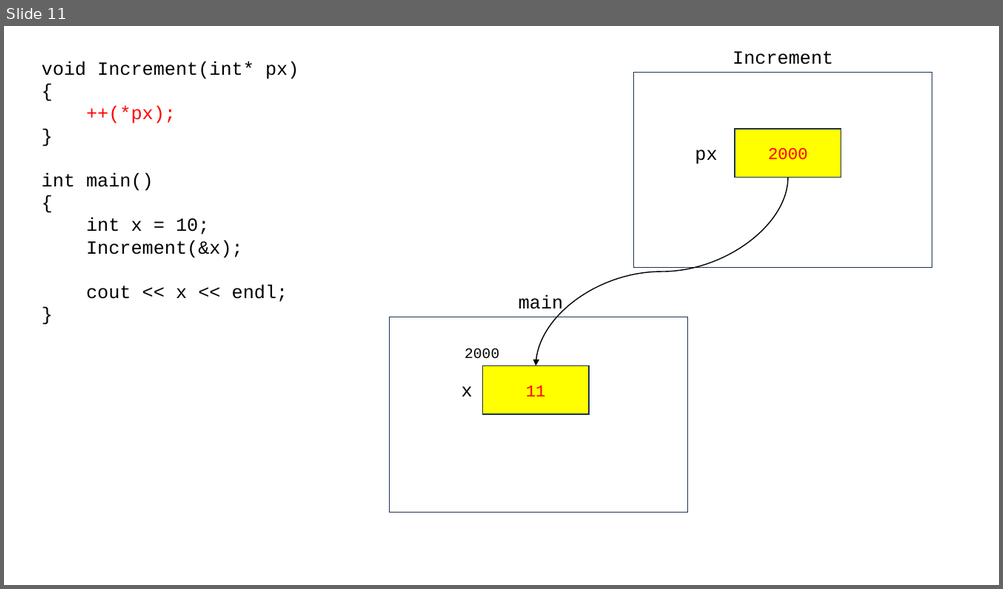
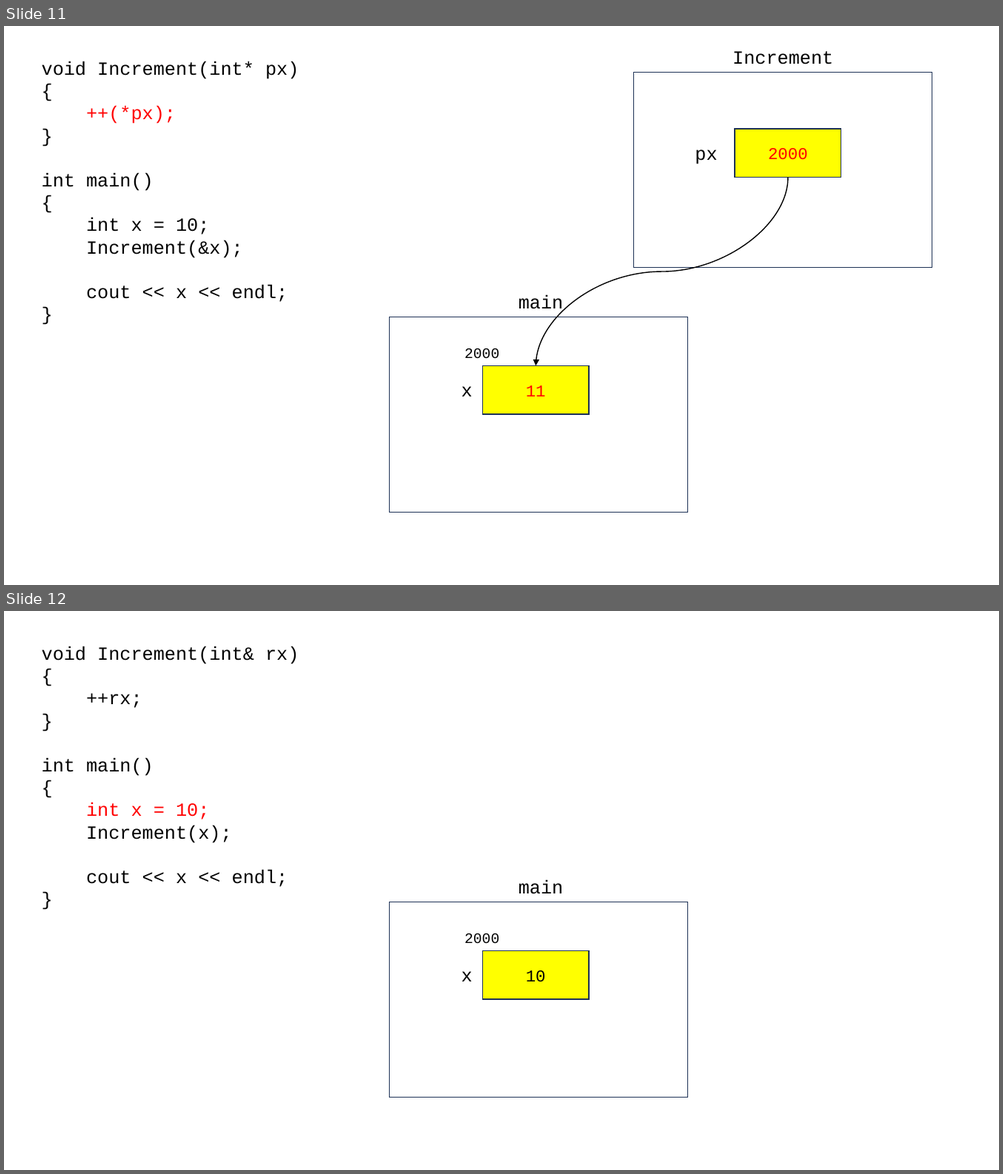
Before and after one commit to rlaxodnd98/SWIP77, a slide deck: cpp_230824.pptx. Shown one above the other, each under a label of ours: slide 11 before the commit, slides 11 and 12 after it. The pictures are 1003x589 and 1003x1174 pixels, drawn with LibreOffice and Linux fonts; fonts in the diff are those of the drawing. Boxes give left, top, right and bottom in pixels: in the first picture for what was removed or moved away, otherwise in the second. Text is boxed around its words. In the diff, an @@ line names an element or a change of style, - is before the commit and + after.

```diff
--- a/cpp_230824.pptx
+++ b/cpp_230824.pptx
@@ slide 12 added at (4, 611, 999, 1170), background #FFFFFF @@
@@ text added at (42, 646, 299, 887), 18 pt, text #000000 @@
+void Increment(int& rx)
+{
+++rx;
+}
+int main()
+{
+int x = 10;
+Increment(x);
+cout << x << endl;
+}
@@ text added at (518, 880, 563, 894), 18 pt, text #000000 @@
+main
@@ rectangle added at (389, 902, 688, 1097), fill #FFFFFF, outline #1E3256 1 pt @@
@@ text added at (464, 934, 499, 944), 14 pt, text #000000 @@
+2000
@@ rectangle added at (482, 951, 588, 999), fill #FFFF00, outline #1E3256 1 pt, 16 pt, text #000000 @@
+10
@@ text added at (461, 971, 472, 982), 18 pt, text #000000 @@
+x
```
Also in this commit, not shown: 2 other slides added, 1 other file.
